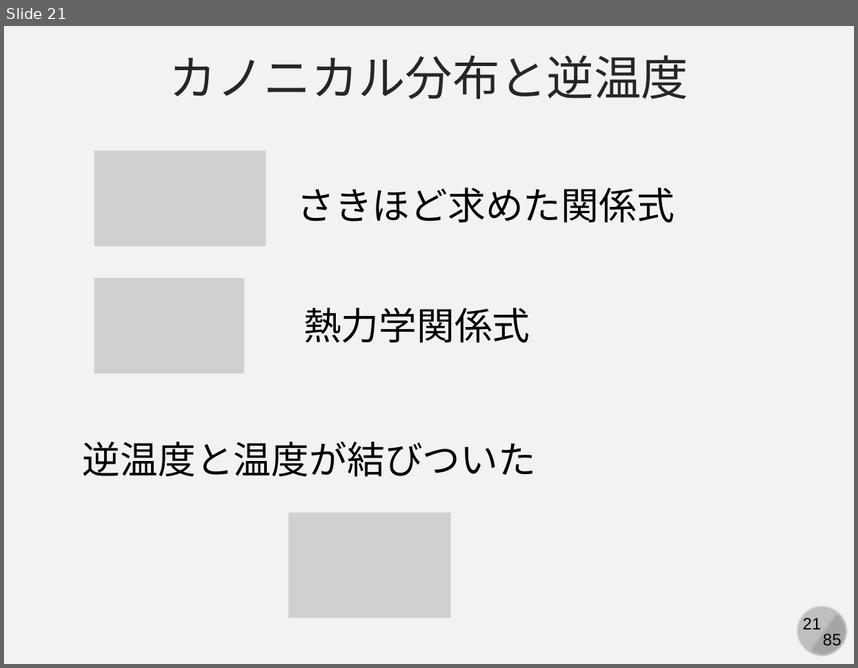
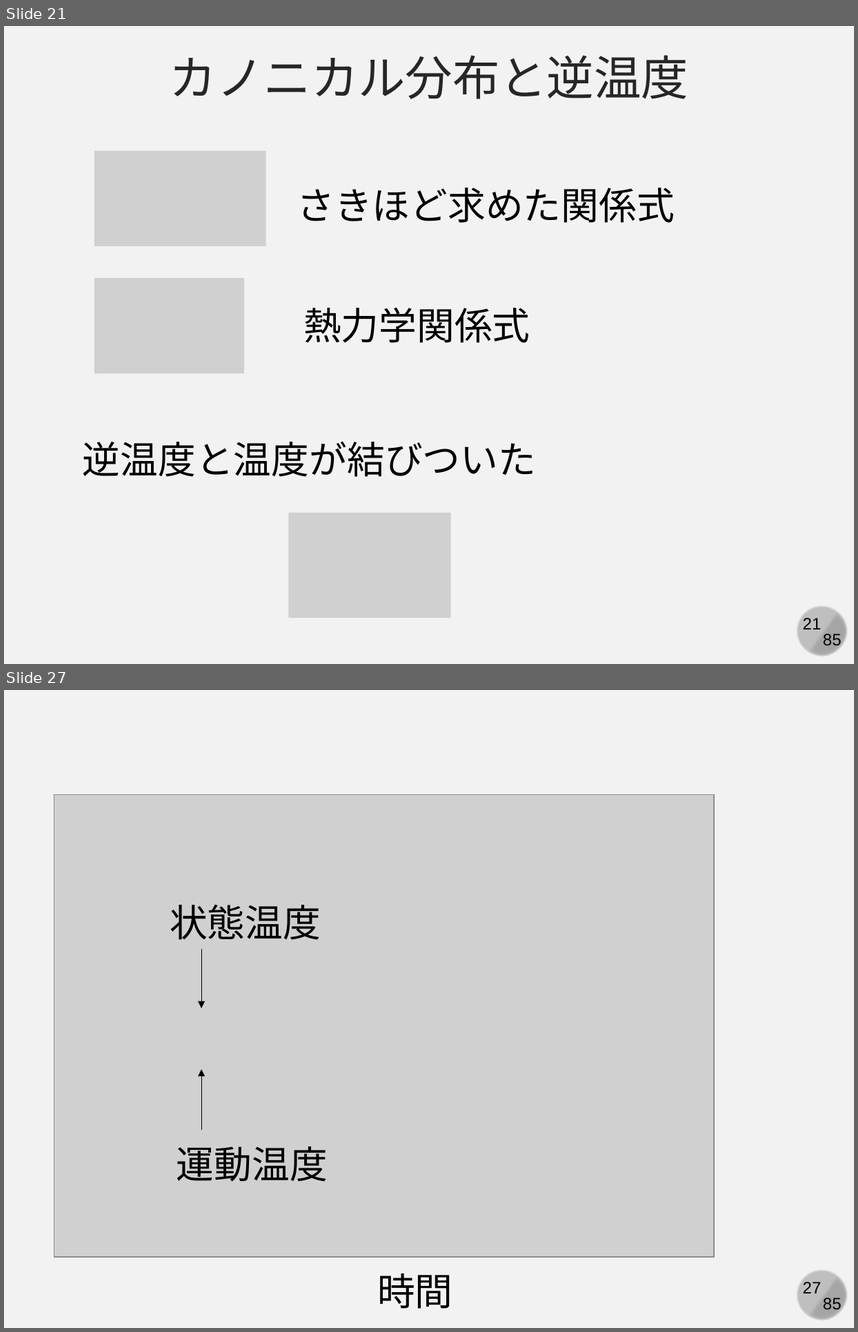
Before and after one commit to kaityo256/simulation_engineering, a slide deck: 06_md_observable/simulation06.pptx. Shown one above the other, each under a label of ours: slide 21 before the commit, slides 21 and 27 after it; the slides between them are not shown. The pictures are 858x668 and 858x1332 pixels, drawn with LibreOffice and Linux fonts; fonts in the diff are those of the drawing; grey boxes stand for pictures. Boxes give left, top, right and bottom in pixels: in the first picture for what was removed or moved away, otherwise in the second. Text is boxed around its words. In the diff, an @@ line names an element or a change of style, - is before the commit and + after.

```diff
--- a/06_md_observable/simulation06.pptx
+++ b/06_md_observable/simulation06.pptx
@@ slide 27 added at bbox=[4, 690, 854, 1328], background #F2F2F2; not listed: 4 template elements that a slide beside it also shows @@
@@ picture added at bbox=[54, 795, 714, 1256] @@
@@ text added at bbox=[170, 905, 321, 940], 32 pt, text #000000 @@
+状態温度
@@ arrow added from (201, 949) to (201, 1008), #000000 0.5 pt @@
@@ arrow added from (201, 1130) to (201, 1069), #000000 0.5 pt @@
@@ text added at bbox=[176, 1146, 328, 1181], 32 pt, text #000000 @@
+運動温度
@@ text added at bbox=[377, 1273, 453, 1308], 32 pt, text #000000 @@
+時間
```
Also in this commit, not shown: 1 slide changed, 4 other slides added.
